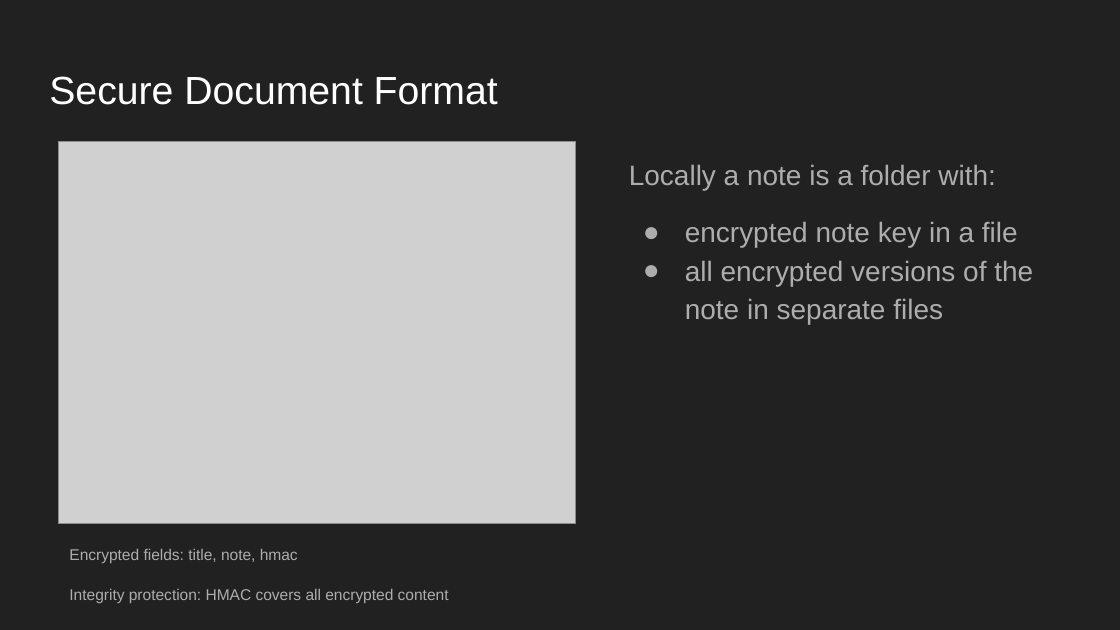
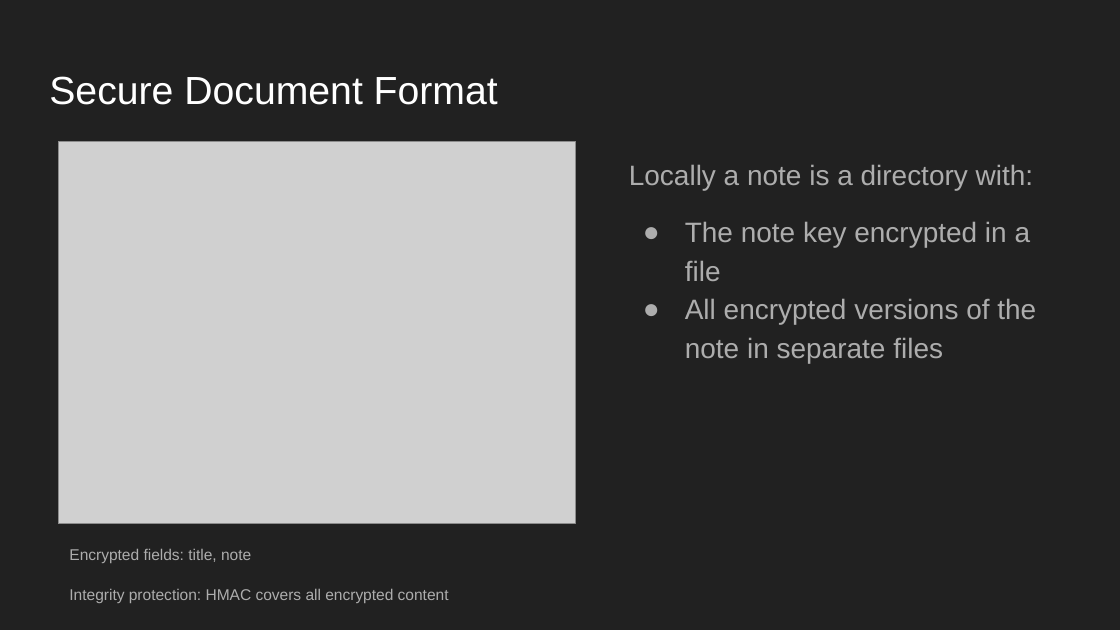
Before and after one commit to DuarteSJ/NoteIST, a slide deck: slide 3 of PRESENTATION.pptx (slide 4 before the commit). Drawn at 1120x630 pixels with LibreOffice and Linux fonts; fonts in the diff are those of the drawing; grey boxes stand for pictures. Boxes give left, top, right and bottom in pixels: in the first picture for what was removed or moved away, otherwise in the second. Text is boxed around its words. In the diff, an @@ line names an element or a change of style, - is before the commit and + after.

```diff
--- a/PRESENTATION.pptx
+++ b/PRESENTATION.pptx
@@ text at bbox=[629, 164, 1036, 363]: text changed @@
-Locally a note is a folder with:
-● encrypted note key in a file
-● all encrypted versions of the note in separate files
+Locally a note is a directory with:
+● The note key encrypted in a file
+● All encrypted versions of the note in separate files
@@ text at bbox=[69, 549, 251, 563]: text changed @@
-Encrypted fields: title, note, hmac
+Encrypted fields: title, note
```
Also in this commit, not shown: 5 other slides changed, 2 slides added, 3 slides removed, 1 other file.
